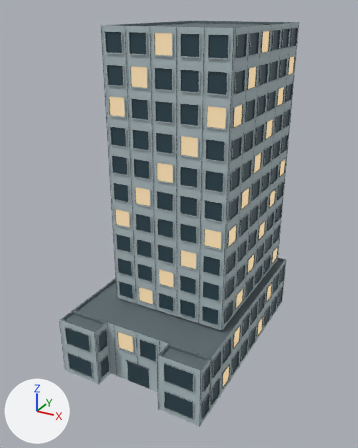
Renders of the glTF model public/assets/buildings/city-block-office.glb from each side of a commit.
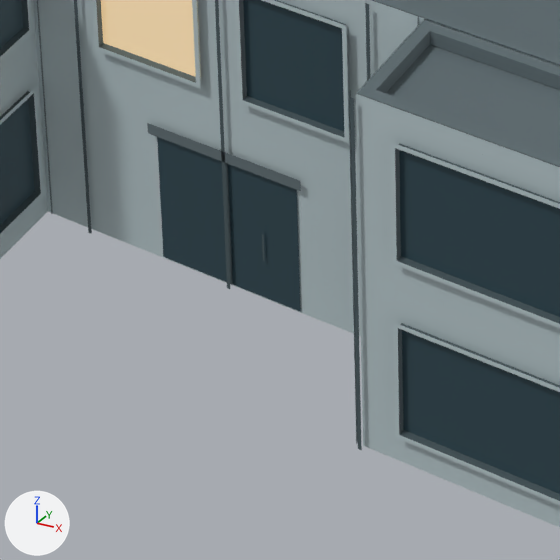
Old and new are each drawn whole from a camera (50 mm lens) standing at (28.5, -53.5, 44.1) and looking at (0.2, -2.1, 18.4) and again close up on the part from 29% to 53% of the width and 76% to 95% of the height. The axes (+X, +Y, +Z) are drawn at lower left. The lights are the same throughout. The first two pictures are the older version. Objects named as collision shapes, trigger or cutter boxes, shadow casters or lower levels of detail are left out. Vertices at exactly the same position are counted once.

The first close-up shows 'office_lod0'.
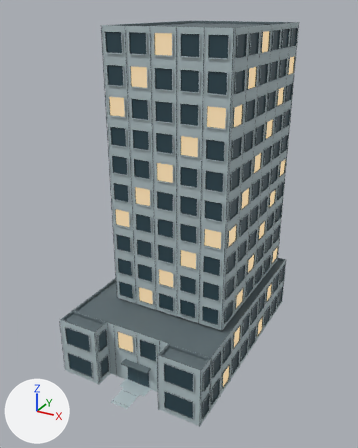
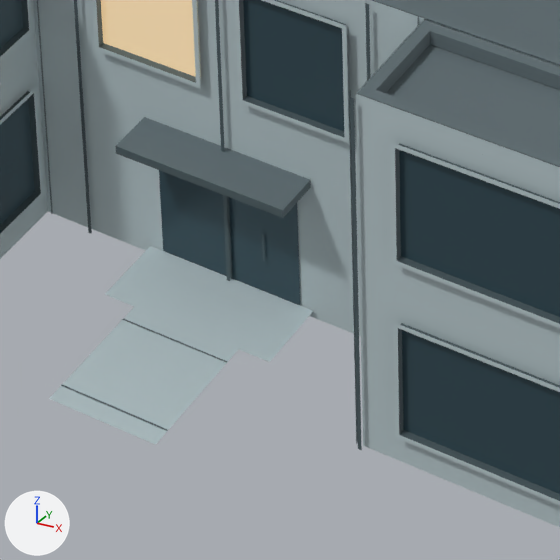
Location of each change, (x1, y1, x2, y2) in pixels of the close-ups (560 x 560 px):
part 1 of me_swcb_office0_003, built on: before (147, 123, 301, 191); after (49, 117, 313, 445)

Edits to the bpy script that builds the scene:
```text
Change me_swcb_office0_003:
    used by ob_office_lod0; location = (0.0, 0.0, 0.0)
    remove me_swcb_office0_003.from_pydata(...)  # 4962 vertices, 5472 faces; spans x -10.1..10.1, y -14.9..14.9, z 0.0..42.2
    add me_swcb_office0_003.from_pydata(...)  # 4984 vertices, 5492 faces; spans x -10.1..10.1, y -16.7..14.9, z 0.0..42.2
    me_swcb_office0_003 part 1
    4 vertices are removed from x -1.8..1.8, y -12.5, z 3.1..3.3
    2 faces are deleted
    20 vertices are added at x -1.9..1.9, y -16.7..-12.3, z 0.2..3.3
    6 new vertices lie (2.4, 0.0, 0.0) away from vertices in x -1.2, y -16.7..-12.4, z 0.2
    6 new faces join them, mat_swcb_office_wall (light grey #b4c4c8)
    2 new faces join them, mat_swcb_office_roof (greyish cyan #606e73)
    14 new faces join them, mat_swcb_office_frame (greyish cyan #526267)
    other edits to the shape of me_swcb_office0_003 do not show in these pictures
```
